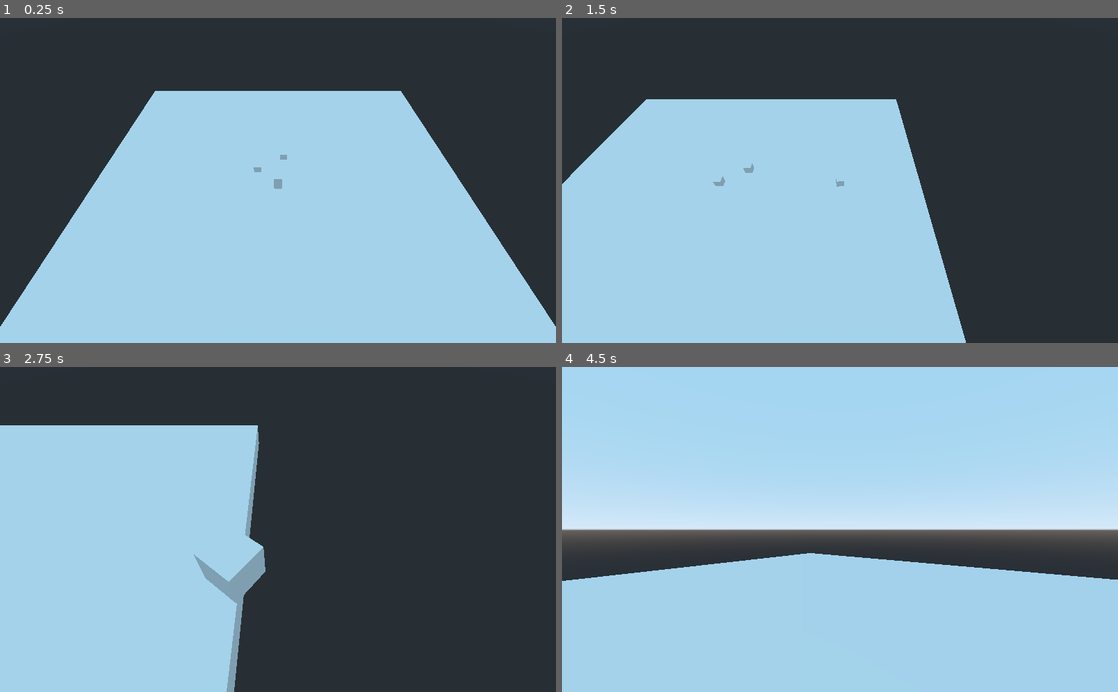
Above: before the commit, frames 1-4 (two rows, left to right).
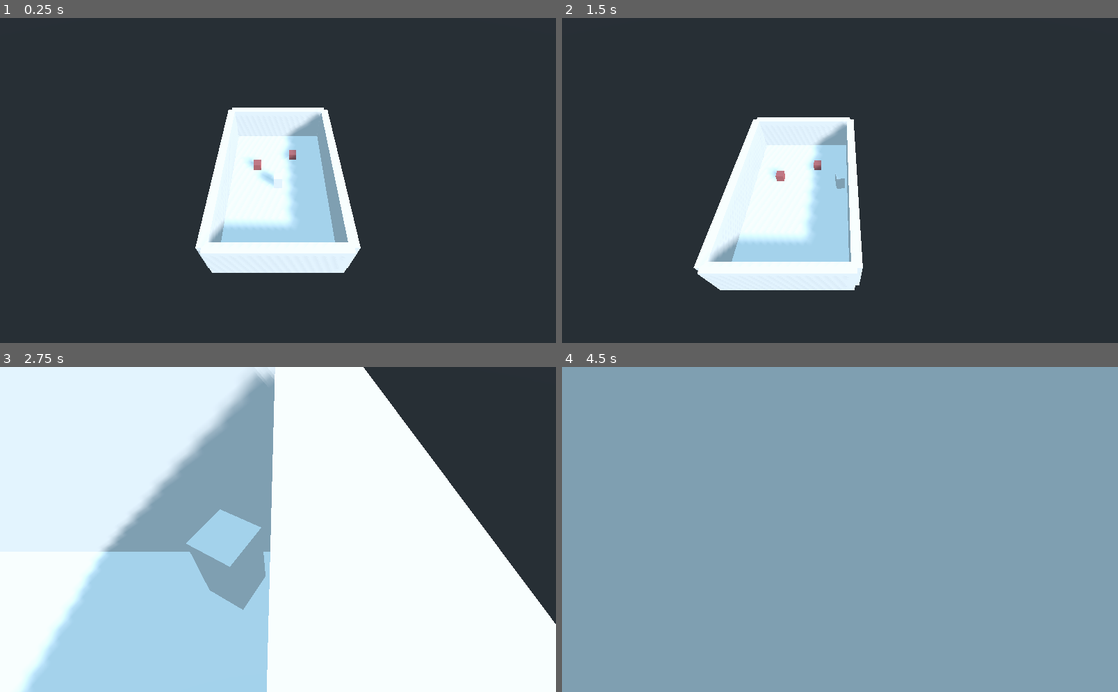
Above: after the commit, the same moments.

Repository: dam7lc/DGen-godot
Game: Godot game, scene res://Main.tscn
Two runs of this game, one before a commit and one after it. Both use one fixed random seed, a clock stepped at 60 frames per second and the inputs below.
Inputs (mouse positions are in pixels of both pictures, inside the frame that each line leads up to):
- Up to frame 1 (0.25 s): no input
- Up to frame 2 (1.5 s): tap Enter at 0.5 s; move the mouse to (962, 164) at 0.52 s; hold D (strafe_right) 0.53-1.28 s; hold V (change_camera) 0.53-1.28 s; tap Space (jump) at 0.77 s; move the mouse to (812, 180) at 1.27 s; hold W (forward) from 1.28 s (still down); tap V (change_camera) at 1.35 s
- Up to frame 3 (2.75 s): tap Space (jump) at 1.52 s; move the mouse to (333, 458) at 2.02 s; release W (forward) at 2.03 s; hold D (strafe_right) from 2.03 s (still down); hold V (change_camera) from 2.03 s (still down)
- Up to frame 4 (4.5 s): move the mouse to (834, 536) at 2.77 s; release D (strafe_right) at 2.78 s; release V (change_camera) at 2.78 s; hold W (forward) from 2.78 s (still down); tap V (change_camera) at 2.85, 4.35 s; tap Space (jump) at 3.02, 3.77 s; move the mouse to (878, 532) at 3.52 s; hold V (change_camera) 3.53-4.28 s; move the mouse to (795, 526) at 4.27 s

The runs differ from the first frame. In frame 1, 55% of the frame differs, in the area x 0-100%, y 22-100%; in frame 2, 45%; in frame 3, 72%; in frame 4, 100%, in the area x 0-100%, y 0-100%.

Commit message:
Initial room working with surface_tool

Diff:
--- a/Godot3.2.3/Main.tscn
+++ b/Godot3.2.3/Main.tscn
@@ -1,15 +1,20 @@
-[gd_scene load_steps=5 format=2]
+[gd_scene load_steps=8 format=2]
 
 [ext_resource path="res://Unit.obj" type="ArrayMesh" id=1]
 [ext_resource path="res://Player.gd" type="Script" id=2]
+[ext_resource path="res://StartRoom.gd" type="Script" id=3]
+[ext_resource path="res://objects_spatial_material.tres" type="Material" id=5]
 
 [sub_resource type="BoxShape" id=1]
 
 [sub_resource type="BoxShape" id=2]
 
+[sub_resource type="BoxShape" id=3]
+
 [node name="Spatial" type="Spatial"]
 
 [node name="Player" type="KinematicBody" parent="."]
+transform = Transform( 1, 0, 0, 0, 1, 0, 0, 0, 1, 0, -0.419696, 0 )
 script = ExtResource( 2 )
 
 [node name="SpringArm" type="SpringArm" parent="Player"]
@@ -31,22 +36,29 @@
 material/0 = null
 
 [node name="Unit2" type="MeshInstance" parent="."]
-transform = Transform( 1, 0, 0, 0, 1, 0, 0, 0, 1, 0.797, 0.45101, -5.344 )
+transform = Transform( 1, 0, 0, 0, 1, 0, 0, 0, 1, 2.10619, -0.00192976, -5.344 )
 mesh = ExtResource( 1 )
-material/0 = null
+material/0 = ExtResource( 5 )
 
 [node name="Unit3" type="MeshInstance" parent="."]
 transform = Transform( 1, 0, 0, 0, 1, 0, 0, 0, 1, -2.85379, 0.0785482, -3.2038 )
 mesh = ExtResource( 1 )
-material/0 = null
+material/0 = ExtResource( 5 )
+
+[node name="DirectionalLight" type="DirectionalLight" parent="."]
+transform = Transform( 0.553488, 0.569219, 0.607981, -0.804192, 0.175394, 0.567901, 0.216624, -0.80326, 0.55484, -0.0972924, 0.0785482, 0.273808 )
+shadow_enabled = true
+
+[node name="StartRoom" type="StaticBody" parent="."]
+transform = Transform( 1, 0, 0, 0, 1, 0, 0, 0, 1, 0, -1, 0 )
+script = ExtResource( 3 )
+
+[node name="CollisionShape" type="CollisionShape" parent="StartRoom"]
+transform = Transform( 25, 0, 0, 0, 0.5, 0, 0, 0, 25, 0, 0, 0 )
+shape = SubResource( 2 )
 
 [node name="StaticBody" type="StaticBody" parent="."]
-transform = Transform( 50, 0, 0, 0, 1, 0, 0, 0, 50, 0, -1, 0 )
-
-[node name="Unit" type="MeshInstance" parent="StaticBody"]
-mesh = ExtResource( 1 )
-material/0 = null
 
 [node name="CollisionShape" type="CollisionShape" parent="StaticBody"]
-transform = Transform( 2.254, 0, 0, 0, 1, 0, 0, 0, 2.235, 0, 0, 0 )
-shape = SubResource( 2 )
+transform = Transform( 100, 0, 0, 0, 0.5, 0, 0, 0, 100, 0, -1, 0 )
+shape = SubResource( 3 )
--- a/Godot3.2.3/Player.gd
+++ b/Godot3.2.3/Player.gd
@@ -7,7 +7,8 @@
 var isTP = false
 var isFP = false
 var prevtime = 0
-
+var player_mesh
+var space_state
 # Declare member variables here. Examples:
 # var a = 2
 # var b = "text"
@@ -26,6 +27,7 @@
 		camera = $SpringArm/Camera
 		springArm = $SpringArm
 		springArm.add_excluded_object(.get_rid())
+		player_mesh = $Unit
 # Called every frame. 'delta' is the elapsed time since the previous frame.
 #func _process(delta):
 #	pass
@@ -68,25 +70,16 @@
 			rotate_x(-rot_y)
 			rotate_y(-rot_x)
 	elif event is InputEventMouseMotion and (!isTP and !isFP):
-		var median_x = get_viewport().size.x/2
-		var median_y = get_viewport().size.y/2
-		var median_vector = Vector2(median_x, median_y)
-		var new_vector = median_vector - event.position
-		new_vector = Vector2(-new_vector.x, new_vector.y)
-		#print(new_vector.angle())
+		var from = camera.project_ray_origin(event.position)
+		var to = from + camera.project_ray_normal(event.position) * 5000
 
-		$Unit.transform.basis = Basis(Vector3(0, 1, 0), new_vector.angle())
+		if(space_state):
+			var ignore = Array()
+			ignore.append(.get_rid())
+			var result = space_state.intersect_ray(from, to, ignore)
+			if(result):
+				player_mesh.look_at(Vector3(result.position.x, .45, result.position.z), Vector3(0,1,0))
 
-#		if event.position.x > median_x:
-#			print("Derecha")
-#		elif event.position.x < median_x:
-#			print("Izquierda")
-#		if event.position.y > median_y:
-#			print("Arriba")
-#		elif event.position.y < median_y:
-#			print("Abajo")
-		#print("normal", event.position)
-		#print("global", event.global_position)
 
 	if Input.is_action_pressed("change_camera"):
 		var time = OS.get_ticks_msec()
@@ -118,6 +111,7 @@
 func _physics_process(delta):
 	process_input(delta)
 	process_movement(delta)
+	space_state = get_world().direct_space_state
 
 func process_input(delta):
 	dir = Vector3()
--- /dev/null
+++ b/Godot3.2.3/StartRoom.gd
@@ -0,0 +1,188 @@
+extends StaticBody
+
+var floor_collision
+var room_x
+var room_z
+var paredes = Array()
+var paredes_colisiones = Array()
+var paredes_meshes = Array()
+#var unit_mesh
+var surface_material
+
+var array_quad_vertices = [];
+var array_quad_indices = [];
+
+var dictionary_check_quad_vertices = {};
+
+const CUBE_SIZE = .5;
+
+
+# Called when the node enters the scene tree for the first time.
+func _ready():
+	floor_collision = $CollisionShape
+	#unit_mesh = load("res://Unit.obj")
+	surface_material = load("res://base_spatial_material.tres")
+	#Set floor size
+	randomize()
+	room_x = rand_range(10,30)
+	randomize()
+	room_z = rand_range(10,30)
+	floor_collision.scale.x = room_x/2
+	floor_collision.scale.z = room_z/2
+
+	#new TESTmesh
+	var testMesh = make_cube()
+#	testMesh.translate(Vector3(-room_x/2, .5,-room_z/2))
+	testMesh.scale.x = room_x
+	testMesh.scale.z = room_z
+	add_child(testMesh)
+
+
+
+		#Create Walls
+	for i in range(4):
+		paredes.append(StaticBody.new())
+		paredes_colisiones.append(CollisionShape.new())
+		var colshape = BoxShape.new()
+		colshape.set_extents(Vector3(1,1,1))
+		paredes_colisiones[i].set_shape(colshape)
+		paredes[i].add_child(paredes_colisiones[i])
+		add_child(paredes[i])
+		paredes_meshes.append(make_cube())
+#		paredes_meshes[i].set_mesh(unit_mesh)
+#		paredes_meshes[i].set_surface_material(0,surface_material)
+		paredes[i].add_child(paredes_meshes[i])
+
+
+
+	#Transform wall0(up)
+	#Transform mesh
+	paredes[0].get_child(1).scale.x = room_x
+	paredes[0].get_child(1).scale.y = 5
+	#Transform Collision
+	paredes[0].get_child(0).scale.x = room_x/2
+	paredes[0].get_child(0).scale.y = 5
+	#move wall0
+	paredes[0].global_translate(Vector3(0,2.5,-room_z/2))
+
+	#Transform wall1(left)
+	#Transform mesh
+	paredes[1].get_child(1).scale.z = room_z
+	paredes[1].get_child(1).scale.y = 5.0
+	#Transform Collision
+	paredes[1].get_child(0).scale.z = room_z/2
+	paredes[1].get_child(0).scale.y = 5
+	#Move wall 1
+	paredes[1].global_translate(Vector3(-room_x/2,2.5,0))
+
+	#Transform wall2(right)
+	#Transform mesh
+	paredes[2].get_child(1).scale.z = room_z
+	paredes[2].get_child(1).scale.y = 5.0
+	#Transform Collision
+	paredes[2].get_child(0).scale.z = room_z/2
+	paredes[2].get_child(0).scale.y = 5
+	#Move wall 2
+	paredes[2].global_translate(Vector3(room_x/2,2.5,0))
+
+	#Transform wall3(down)
+	paredes[3].get_child(1).scale.x = room_x
+	paredes[3].get_child(1).scale.y = 5
+	#Transform Collision
+	paredes[3].get_child(0).scale.x = room_x/2
+	paredes[3].get_child(0).scale.y = 5
+	#Move wall 2
+	paredes[3].global_translate(Vector3(0,2.5,room_z/2))
+
+	#TODO register ignore to springarm
+
+# Called every frame. 'delta' is the elapsed time since the previous frame.
+#func _process(delta):
+#	pass
+#func newMesh():
+#	var tmpMesh = Mesh.new()
+#	var vertices = PoolVector3Array()
+#	var UVs = PoolVector2Array()
+#	var mat = SpatialMaterial.new()
+#	var color = Color(0.9, 0.1, 0.1)
+#	var testMesh = MeshInstance.new()
+
+func make_cube():
+	array_quad_vertices = [];
+	array_quad_indices = [];
+	dictionary_check_quad_vertices = {};
+
+	var result_mesh = Mesh.new();
+	var testMesh = MeshInstance.new()
+	var surface_tool = SurfaceTool.new();
+
+	surface_tool.begin(Mesh.PRIMITIVE_TRIANGLES);
+
+	var vert_north_topright = Vector3(-CUBE_SIZE, CUBE_SIZE, CUBE_SIZE);
+	var vert_north_topleft = Vector3(CUBE_SIZE, CUBE_SIZE, CUBE_SIZE);
+	var vert_north_bottomleft = Vector3(CUBE_SIZE, CUBE_SIZE, -CUBE_SIZE);
+	var vert_north_bottomright = Vector3(-CUBE_SIZE, CUBE_SIZE, -CUBE_SIZE);
+
+	var vert_south_topright = Vector3(-CUBE_SIZE, -CUBE_SIZE, CUBE_SIZE);
+	var vert_south_topleft = Vector3(CUBE_SIZE, -CUBE_SIZE, CUBE_SIZE);
+	var vert_south_bottomleft = Vector3(CUBE_SIZE, -CUBE_SIZE, -CUBE_SIZE);
+	var vert_south_bottomright = Vector3(-CUBE_SIZE, -CUBE_SIZE, -CUBE_SIZE);
+
+
+	# Make the six quads for needed to make a box!
+	# ============================================
+	# IMPORTANT: You have to input the points in the going either clockwise, or counter clockwise
+	# or the add_quad function will not work!
+
+	add_quad(vert_south_topright, vert_south_topleft, vert_south_bottomleft, vert_south_bottomright);
+	add_quad(vert_north_topright, vert_north_bottomright, vert_north_bottomleft, vert_north_topleft);
+
+	add_quad(vert_north_bottomleft, vert_north_bottomright, vert_south_bottomright, vert_south_bottomleft);
+	add_quad(vert_north_topleft, vert_south_topleft, vert_south_topright, vert_north_topright);
+
+	add_quad(vert_north_topright, vert_south_topright, vert_south_bottomright, vert_north_bottomright);
+	add_quad(vert_north_topleft, vert_north_bottomleft, vert_south_bottomleft, vert_south_topleft);
+	# ============================================
+
+	for vertex in array_quad_vertices:
+		surface_tool.add_vertex(vertex);
+	for index in array_quad_indices:
+		surface_tool.add_index(index);
+
+	surface_tool.generate_normals();
+
+	result_mesh = surface_tool.commit();
+	testMesh.set_mesh(result_mesh)
+	return testMesh
+
+
+func add_quad(point_1, point_2, point_3, point_4):
+
+	var vertex_index_one = -1;
+	var vertex_index_two = -1;
+	var vertex_index_three = -1;
+	var vertex_index_four = -1;
+
+	vertex_index_one = _add_or_get_vertex_from_array(point_1);
+	vertex_index_two = _add_or_get_vertex_from_array(point_2);
+	vertex_index_three = _add_or_get_vertex_from_array(point_3);
+	vertex_index_four = _add_or_get_vertex_from_array(point_4);
+
+	array_quad_indices.append(vertex_index_one)
+	array_quad_indices.append(vertex_index_two)
+	array_quad_indices.append(vertex_index_three)
+
+	array_quad_indices.append(vertex_index_one)
+	array_quad_indices.append(vertex_index_three)
+	array_quad_indices.append(vertex_index_four)
+
+
+func _add_or_get_vertex_from_array(vertex):
+	if dictionary_check_quad_vertices.has(vertex) == true:
+		return dictionary_check_quad_vertices[vertex];
+
+	else:
+		array_quad_vertices.append(vertex);
+
+		dictionary_check_quad_vertices[vertex] = array_quad_vertices.size()-1;
+		return array_quad_vertices.size()-1;
--- /dev/null
+++ b/Godot3.2.3/base_spatial_material.tres
@@ -0,0 +1,4 @@
+[gd_resource type="SpatialMaterial" format=2]
+
+[resource]
+albedo_color = Color( 0.831373, 0.968627, 0.705882, 1 )
--- /dev/null
+++ b/Godot3.2.3/objects_spatial_material.tres
@@ -0,0 +1,4 @@
+[gd_resource type="SpatialMaterial" format=2]
+
+[resource]
+albedo_color = Color( 0.764706, 0.423529, 0.439216, 1 )
